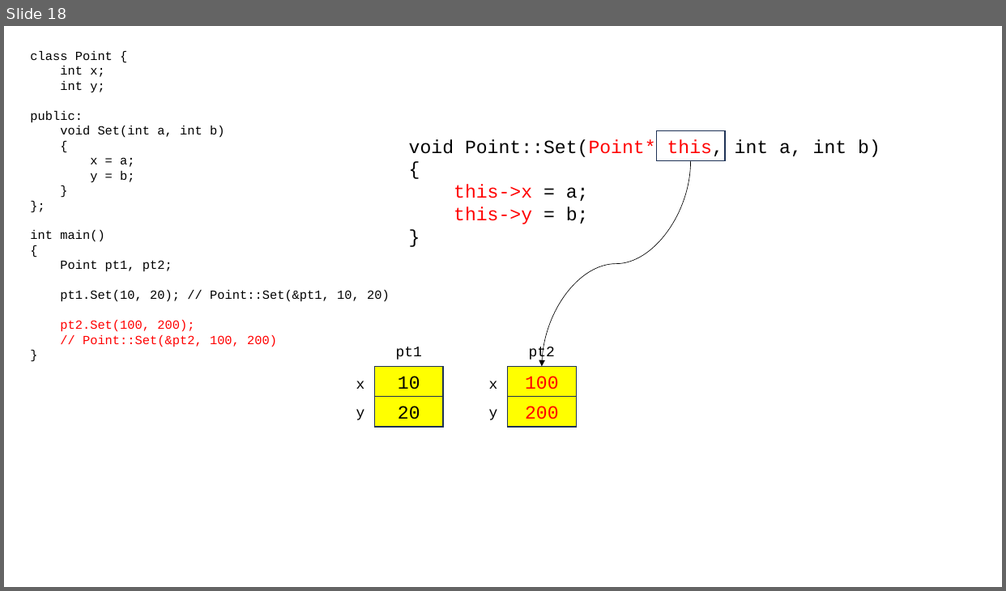
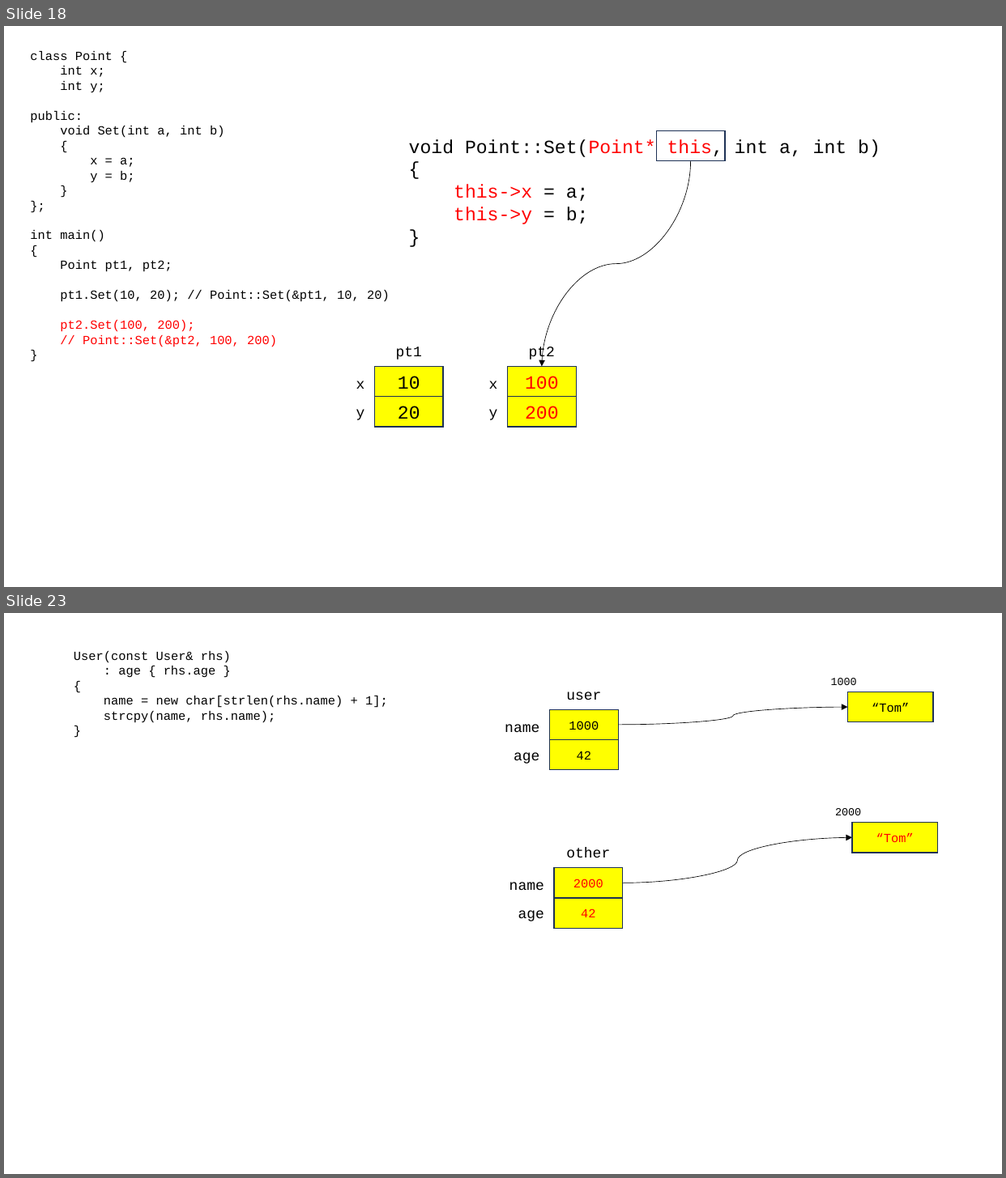
Before and after one commit to 72nkyung/hyundai_230807, a slide deck: hyundai_230807.pptx. Shown one above the other, each under a label of ours: slide 18 before the commit, slides 18 and 23 after it; the slides between them are not shown. The pictures are 1006x591 and 1006x1178 pixels, drawn with LibreOffice and Linux fonts; fonts in the diff are those of the drawing. Boxes give left, top, right and bottom in pixels: in the first picture for what was removed or moved away, otherwise in the second. Text is boxed around its words. In the diff, an @@ line names an element or a change of style, - is before the commit and + after.

```diff
--- a/hyundai_230807.pptx
+++ b/hyundai_230807.pptx
@@ slide 23 added at [4, 613, 1002, 1174], background #FFFFFF @@
@@ text added at [74, 651, 388, 723], 12 pt, text #000000 @@
+User(const User& rhs)
+: age { rhs.age }
+{
+name = new char[strlen(rhs.name) + 1];
+strcpy(name, rhs.name);
+}
@@ text added at [831, 678, 857, 685], 10.5 pt, text #000000 @@
+1000
@@ rectangle added at [550, 709, 619, 739], fill #FFFF00, outline #1E3256 1 pt, 12 pt, text #000000 @@
+1000
@@ text added at [566, 692, 601, 700], 14 pt, text #000000 @@
+user
@@ curved arrow added from (619, 725) to (848, 707), #000000 0.5 pt @@
@@ rectangle added at [848, 692, 933, 722], fill #FFFF00, outline #1E3256 1 pt, 12 pt, text #000000 @@
+“Tom”
@@ text added at [505, 724, 539, 732], 14 pt, text #000000 @@
+name
@@ text added at [513, 752, 539, 764], 14 pt, text #000000 @@
+age
@@ rectangle added at [550, 739, 619, 769], fill #FFFF00, outline #1E3256 1 pt, 12 pt, text #000000 @@
+42
@@ text added at [835, 808, 861, 815], 10.5 pt, text #000000 @@
+2000
@@ rectangle added at [852, 823, 938, 853], fill #FFFF00, outline #1E3256 1 pt, 12 pt, text #FF0000 @@
+“Tom”
@@ text added at [566, 848, 610, 858], 14 pt, text #000000 @@
+other
@@ curved arrow added from (623, 884) to (852, 837), #000000 0.5 pt @@
@@ rectangle added at [554, 868, 623, 898], fill #FFFF00, outline #1E3256 1 pt, 12 pt, text #FF0000 @@
+2000
@@ text added at [509, 882, 544, 890], 14 pt, text #000000 @@
+name
@@ rectangle added at [554, 898, 623, 928], fill #FFFF00, outline #1E3256 1 pt, 12 pt, text #FF0000 @@
+42
@@ text added at [518, 910, 544, 922], 14 pt, text #000000 @@
+age
```
Also in this commit, not shown: 10 other slides added, 1 other file.
